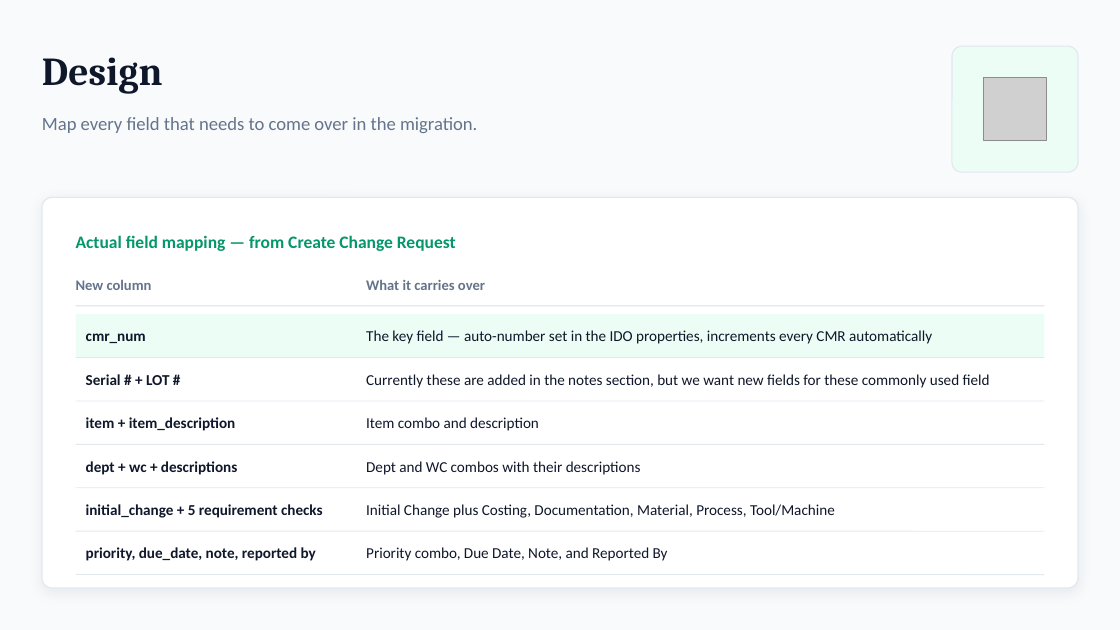
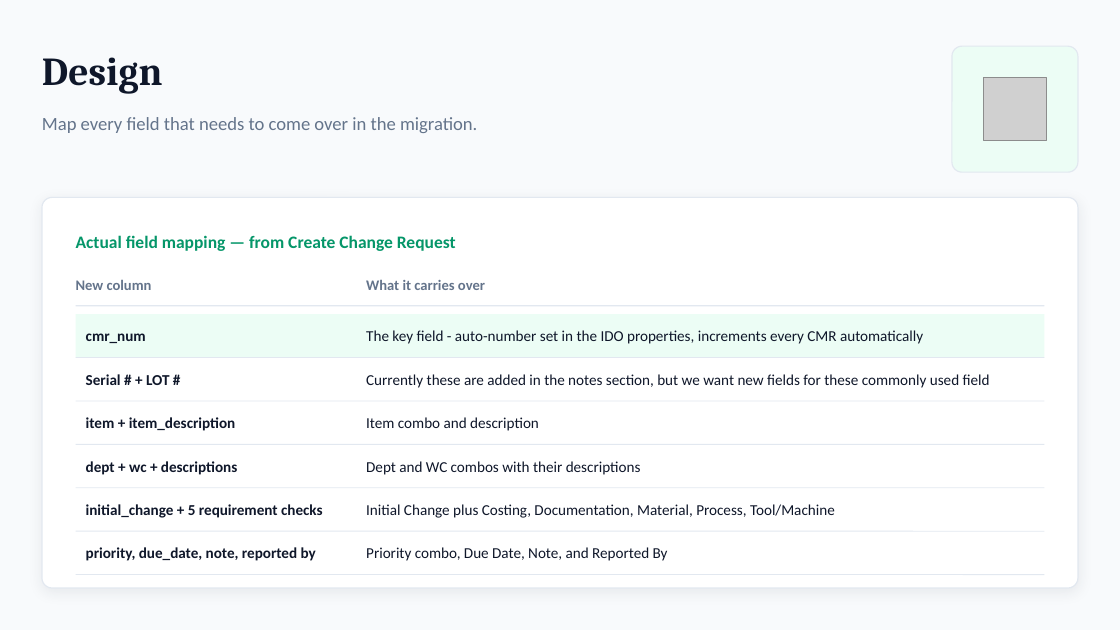
Before and after one commit to Enflite/eCMRs, a slide deck: slide 5 of docs/presentations/eCMRs_plan.pptx (slide 6 before the commit). Drawn at 1120x630 pixels with LibreOffice and Linux fonts; fonts in the diff are those of the drawing; grey boxes stand for pictures. Boxes give left, top, right and bottom in pixels: in the first picture for what was removed or moved away, otherwise in the second. Text is boxed around its words. In the diff, an @@ line names an element or a change of style, - is before the commit and + after.

```diff
--- a/docs/presentations/eCMRs_plan.pptx
+++ b/docs/presentations/eCMRs_plan.pptx
@@ text at (366, 330, 923, 344): text changed @@
-The key field — auto-number set in the IDO properties, increments every CMR automatically
+The key field - auto-number set in the IDO properties, increments every CMR automatically
```
Also in this commit, not shown: 5 other slides changed, 1 slide removed.
